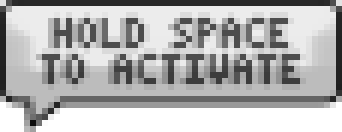
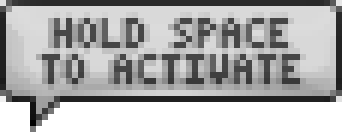
Revision of a layered w=342, h=132 image; what changed, layer by layer:
moved "HOLD SPACE TO ACTIVATE" above "Layer 1 copy" over [36, 12, 306, 90]
added layer "Layer 1 copy" above "Layer 1" over [30, 84, 312, 96]
hid "Layer 1", painted on it over [30, 6, 312, 96]
painted on "Rounded Rectangle 1" over [0, 0, 342, 132]
